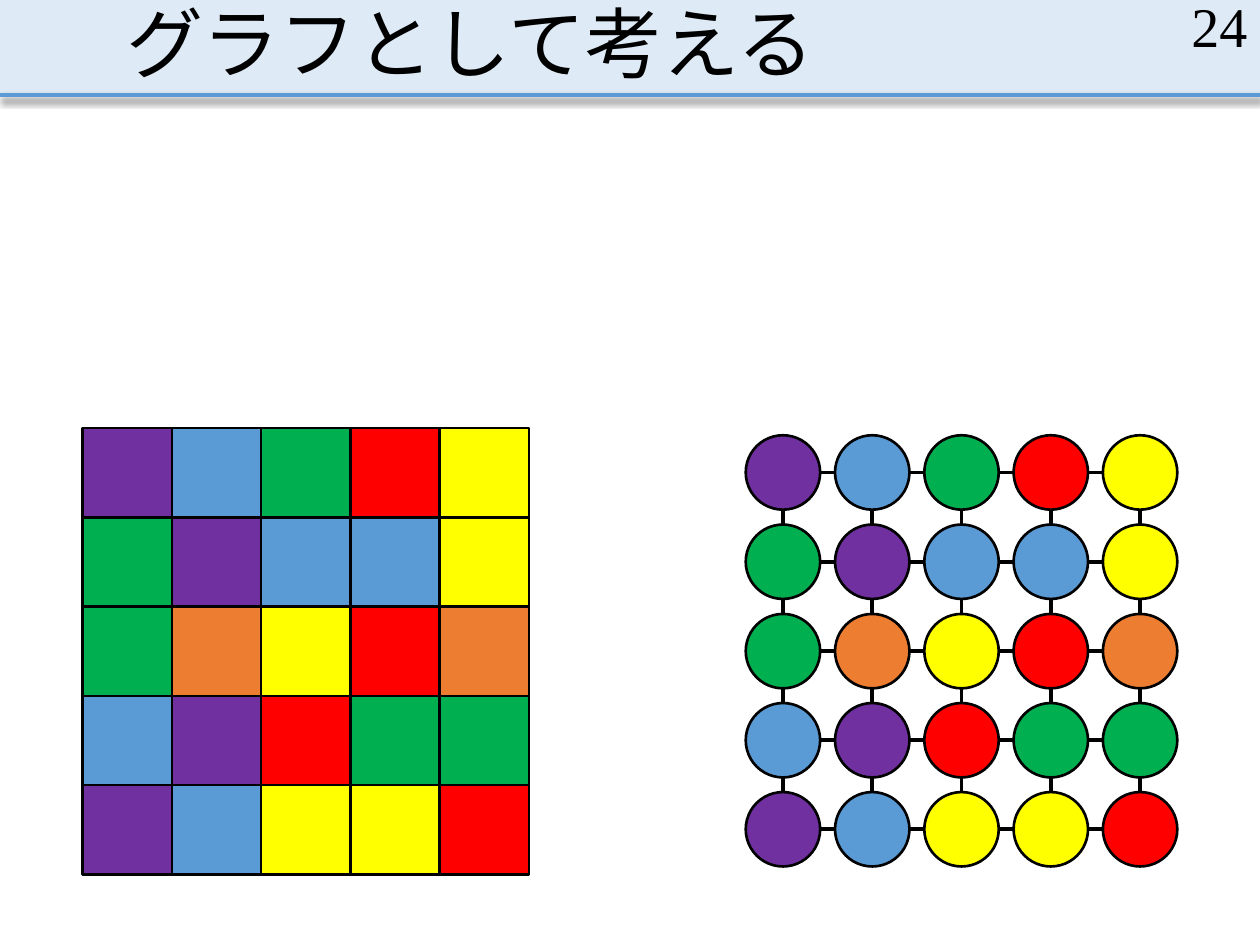
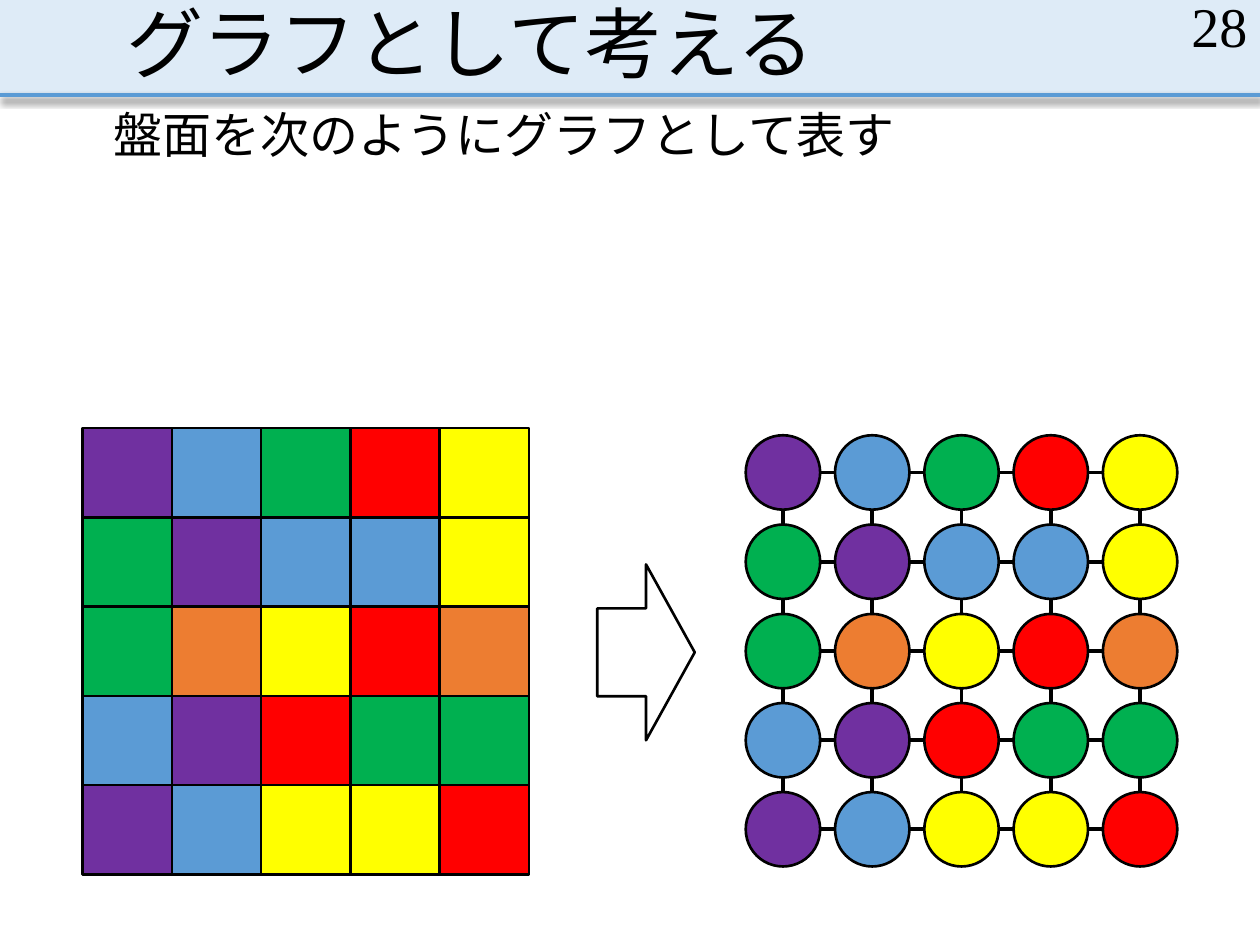
Before and after one commit to MasayaOda/SR, a slide deck: slide 28 of 190207oda.pptx (slide 24 before the commit). Drawn at 1260x945 pixels with LibreOffice and Linux fonts; fonts in the diff are those of the drawing. Boxes give left, top, right and bottom in pixels: in the first picture for what was removed or moved away, otherwise in the second. Text is boxed around its words. In the diff, an @@ line names an element or a change of style, - is before the commit and + after.

```diff
--- a/190207oda.pptx
+++ b/190207oda.pptx
@@ page number at bbox=[1191, 9, 1247, 48]: text changed @@
-24
+28
@@ text added at bbox=[113, 103, 894, 157], 28 pt, text #000000 @@
+盤面を次のようにグラフとして表す
@@ right arrow added at bbox=[597, 564, 694, 741], fill #FFFFFF, outline #000000 1.5 pt @@
```
Also in this commit, not shown: 9 other slides changed, 7 slides added.
